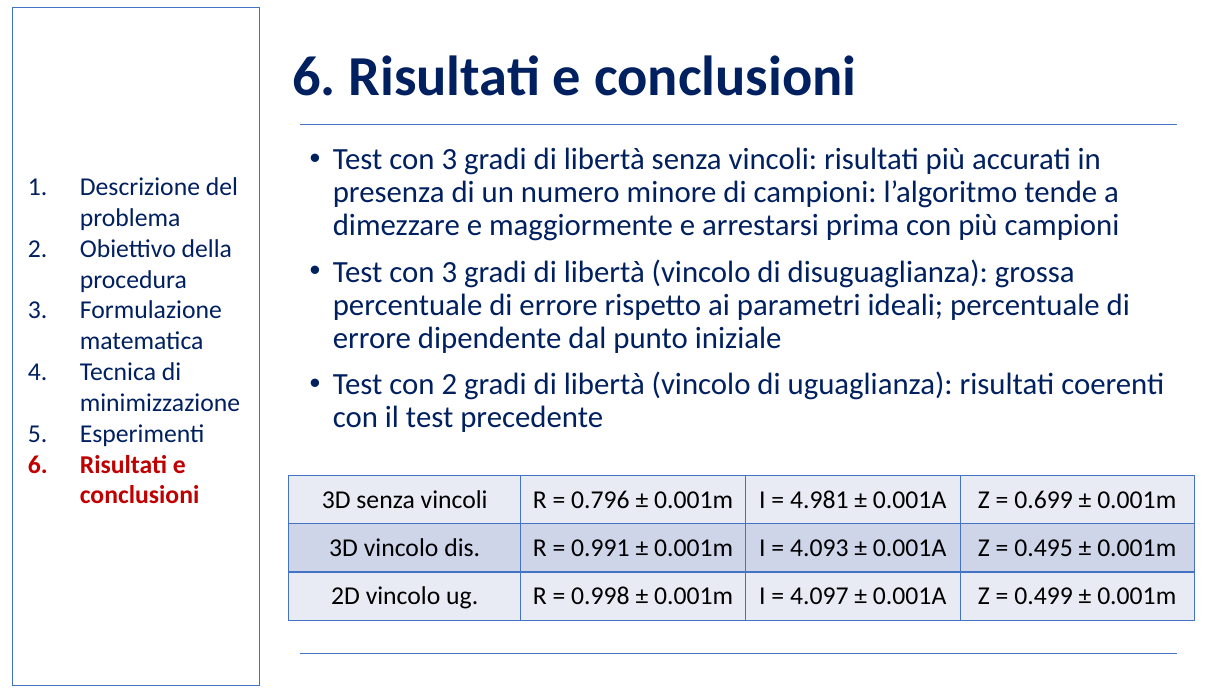
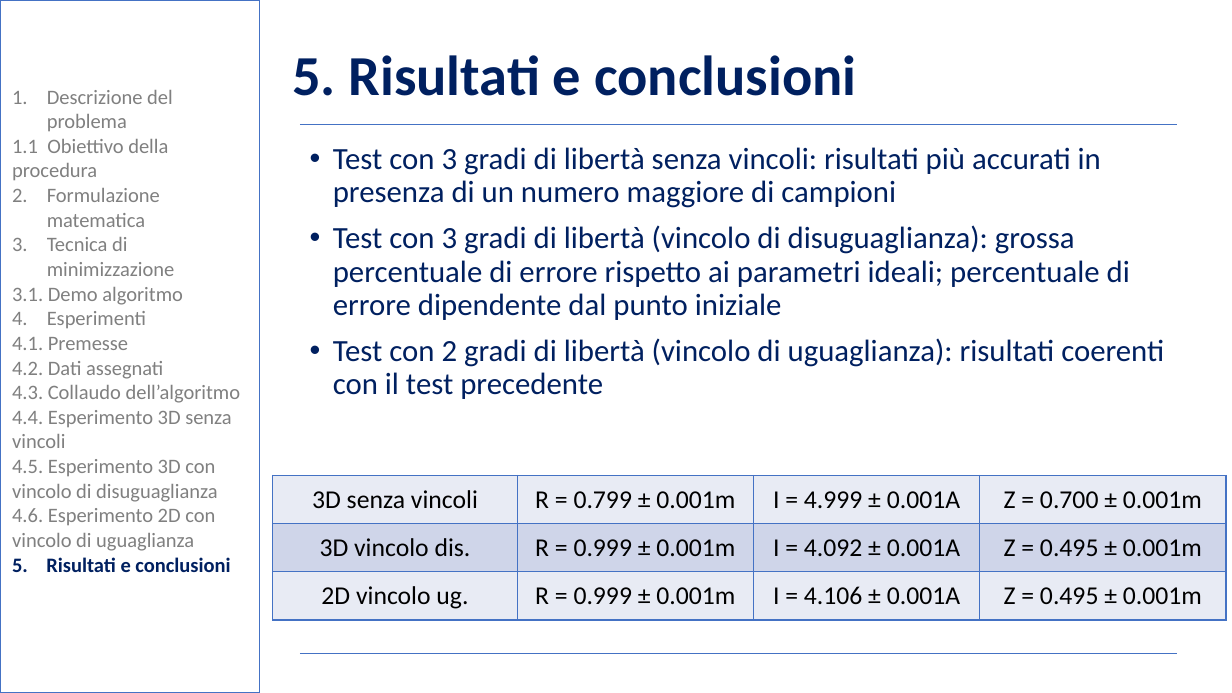
Before and after one commit to BernardoGiordano/NelderMeadMethod, a slide deck: slide 20 of writeup/Slides.pptx (slide 19 before the commit). Drawn at 1232x693 pixels with LibreOffice and Linux fonts; fonts in the diff are those of the drawing; background and template pictures are left out. Boxes give left, top, right and bottom in pixels: in the first picture for what was removed or moved away, otherwise in the second. Text is boxed around its words. In the diff, an @@ line names an element or a change of style, - is before the commit and + after.

```diff
--- a/writeup/Slides.pptx
+++ b/writeup/Slides.pptx
@@ rectangle: place and size @@
-rectangle at [13, 7, 260, 686]
+rectangle at [0, 0, 260, 693]
@@ rectangle at [0, 0, 260, 693]: fill none to #FFFFFF at 50% opacity @@
@@ title at [292, 55, 856, 96]: text changed @@
-6. Risultati e conclusioni
+5. Risultati e conclusioni
@@ text "Descrizione del problema": place and size @@
-text "Descrizione del problema" at [80, 177, 240, 504]
+text "Descrizione del problema" at [12, 90, 241, 572]
@@ text at [47, 90, 175, 328]: size 20 to 16 pt, text colour #002060 to #808080 in "Descrizione del problema", "Formulazione matematica", "Tecnica di minimizzazione", "Esperimenti"; indent changed @@
@@ text at [12, 139, 168, 180]: text changed; size 20 to 16 pt; text colour #002060 to #808080 @@
-2. Obiettivo della procedura
+1.1 Obiettivo della procedura
@@ text at [333, 147, 1101, 208]: text changed @@
-• Test con 3 gradi di libertà senza vincoli: risultati più accurati in presenza di un numero minore di campioni: l’algoritmo tende a dimezzare e maggiormente e arrestarsi prima con più campioni
+• Test con 3 gradi di libertà senza vincoli: risultati più accurati in presenza di un numero maggiore di campioni
@@ text at [12, 287, 183, 305]: paragraph added @@
+3.1. Demo algoritmo
@@ text at [12, 337, 241, 572]: text changed; size 20 to 16 pt; text colour #C00000 to #808080; bold off @@
-6. Risultati e conclusioni
+4.1. Premesse
+4.2. Dati assegnati
+4.3. Collaudo dell’algoritmo
+4.4. Esperimento 3D senza vincoli
+4.5. Esperimento 3D con vincolo di disuguaglianza
+4.6. Esperimento 2D con vincolo di uguaglianza
+5. Risultati e conclusioni
@@ table at [273, 476, 1226, 620] @@
-row 1: 3D senza vincoli | R = 0.796 ± 0.001m | I = 4.981 ± 0.001A | Z = 0.699 ± 0.001m
+row 1: 3D senza vincoli | R = 0.799 ± 0.001m | I = 4.999 ± 0.001A | Z = 0.700 ± 0.001m
-row 2, column 2: R = 0.991 ± 0.001m
+row 2, column 2: R = 0.999 ± 0.001m
-row 2, column 3: I = 4.093 ± 0.001A
+row 2, column 3: I = 4.092 ± 0.001A
-row 3: 2D vincolo ug. | R = 0.998 ± 0.001m | I = 4.097 ± 0.001A | Z = 0.499 ± 0.001m
+row 3: 2D vincolo ug. | R = 0.999 ± 0.001m | I = 4.106 ± 0.001A | Z = 0.495 ± 0.001m
@@ table: place and size @@
-table at [288, 476, 1194, 620]
+table at [273, 476, 1226, 620]
```
Also in this commit, not shown: 18 other slides changed, 1 slide added, 3 other files.
